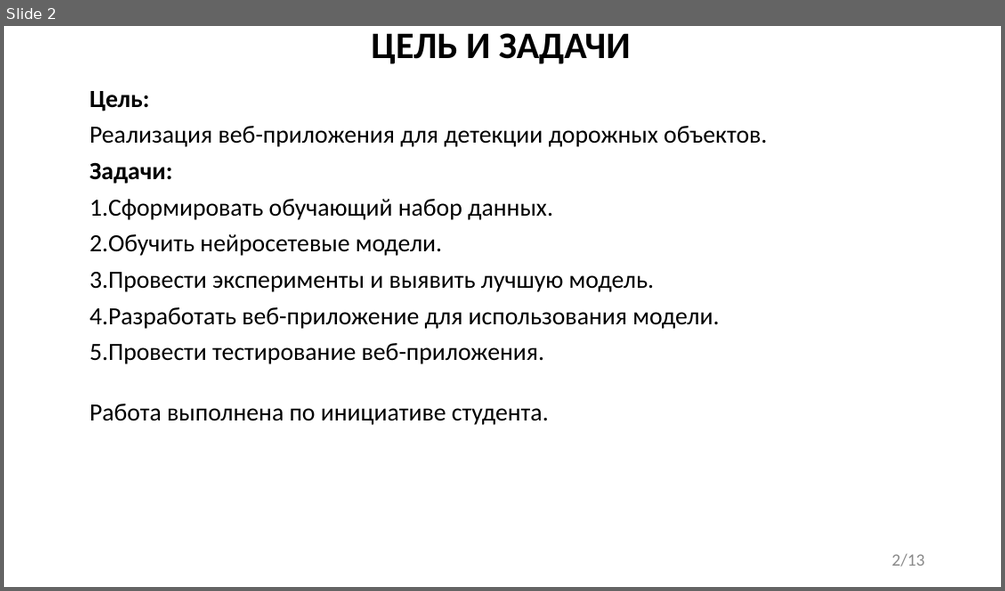
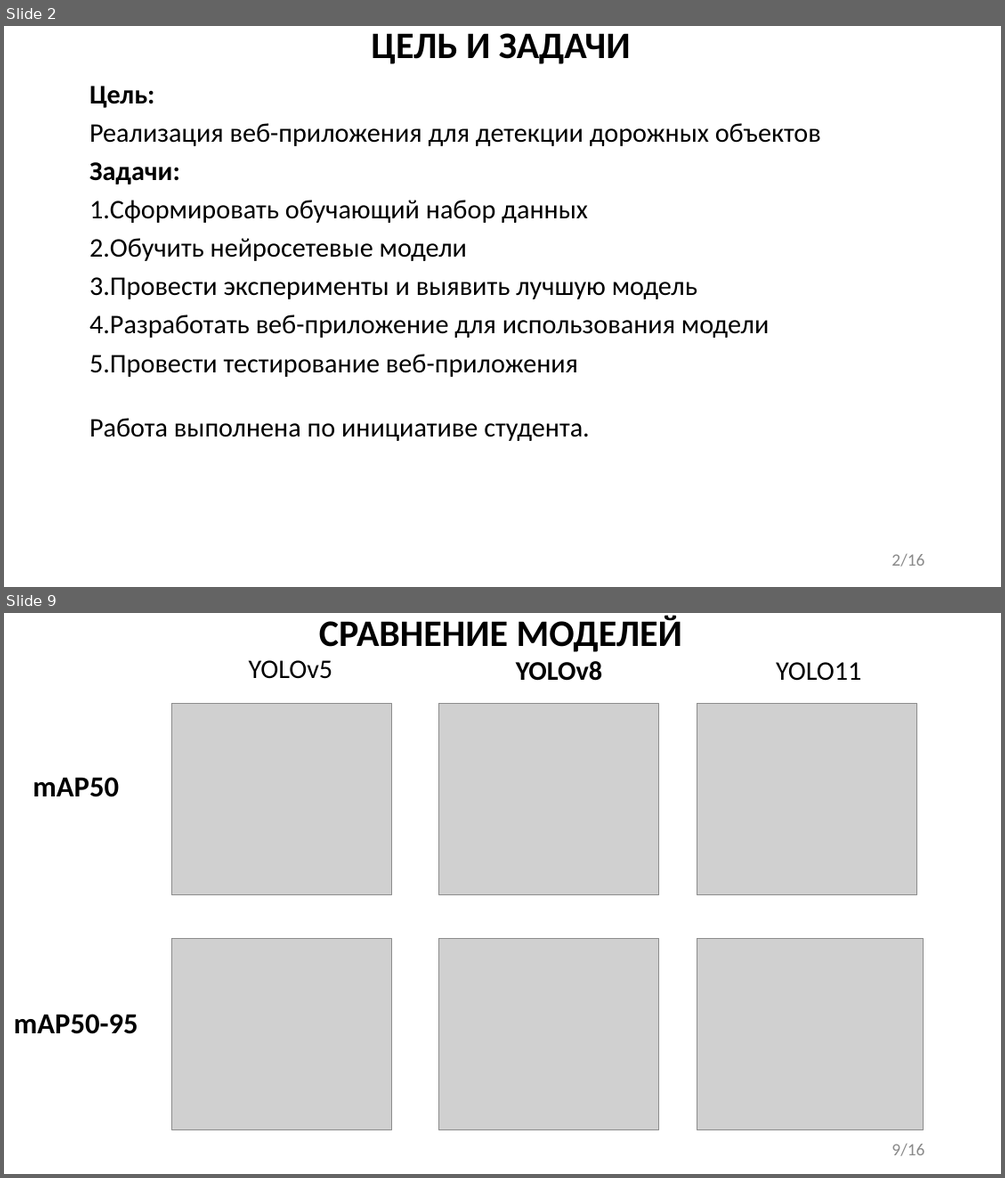
Before and after one commit to FaceMan01/Homework, a slide deck: ВКР/презентация.ppt. Shown one above the other, each under a label of ours: slide 2 before the commit, slides 2 and 9 after it; the slides between them are not shown. The pictures are 1005x591 and 1005x1178 pixels, drawn with LibreOffice and Linux fonts; fonts in the diff are those of the drawing; grey boxes stand for pictures. Boxes give left, top, right and bottom in pixels: in the first picture for what was removed or moved away, otherwise in the second. Text is boxed around its words. In the diff, an @@ line names an element or a change of style, - is before the commit and + after.

```diff
--- a/ВКР/презентация.ppt
+++ b/ВКР/презентация.ppt
@@ slide 9 added at (x1=4, y1=613, x2=1001, y2=1174), background #FFFFFF @@
@@ title added at (x1=319, y1=615, x2=682, y2=652), 36 pt, text #000000, bold @@
+СРАВНЕНИЕ МОДЕЛЕЙ
@@ text added at (x1=249, y1=660, x2=333, y2=679), 25.9 pt, text #000000 @@
+YOLOv5
+0,829
+0,615
@@ text added at (x1=516, y1=661, x2=602, y2=895), 25.9 pt, text #000000, bold @@
+YOLOv8
+0,834
+0,626
@@ text added at (x1=776, y1=662, x2=861, y2=895), 25.9 pt, text #000000 @@
+YOLO11
+0,831
+0,611
@@ picture added at (x1=171, y1=704, x2=391, y2=895) @@
@@ picture added at (x1=439, y1=704, x2=658, y2=895) @@
@@ picture added at (x1=696, y1=704, x2=916, y2=895) @@
@@ text added at (x1=14, y1=777, x2=138, y2=1034), 28 pt, text #000000, bold @@
+mAP50
+mAP50-95
@@ picture added at (x1=171, y1=938, x2=391, y2=1129) @@
@@ picture added at (x1=439, y1=938, x2=658, y2=1129) @@
@@ picture added at (x1=696, y1=938, x2=923, y2=1129) @@
@@ page number added at (x1=891, y1=1143, x2=924, y2=1156), 16.6 pt, text #898989 @@
+9/16
@@ slide 2 changed as well @@
@@ text at (x1=89, y1=86, x2=590, y2=441): size 23.8 to 25.9 pt in "Цель:", "Задачи:", "Работа выполнена по инициативе студента." @@
@@ text at (x1=89, y1=123, x2=821, y2=146): text changed; size 23.8 to 25.9 pt @@
-Реализация веб-приложения для детекции дорожных объектов.
+Реализация веб-приложения для детекции дорожных объектов
@@ text at (x1=89, y1=200, x2=769, y2=377): text changed; size 23.8 to 25.9 pt @@
-1. Сформировать обучающий набор данных.
-2. Обучить нейросетевые модели.
-3. Провести эксперименты и выявить лучшую модель.
-4. Разработать веб-приложение для использования модели.
-5. Провести тестирование веб-приложения.
+1. Сформировать обучающий набор данных
+2. Обучить нейросетевые модели
+3. Провести эксперименты и выявить лучшую модель
+4. Разработать веб-приложение для использования модели
+5. Провести тестирование веб-приложения
@@ page number at (x1=891, y1=554, x2=924, y2=566): text changed @@
-2/13
+2/16
```
Also in this commit, not shown: 8 other slides changed, 7 other slides added, 4 slides removed, 1 other file.
